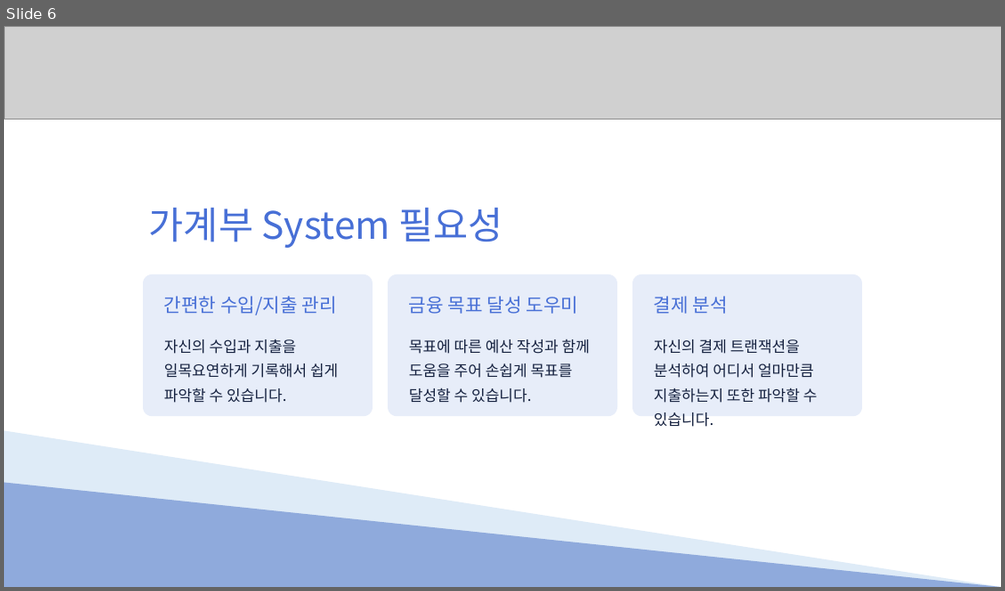
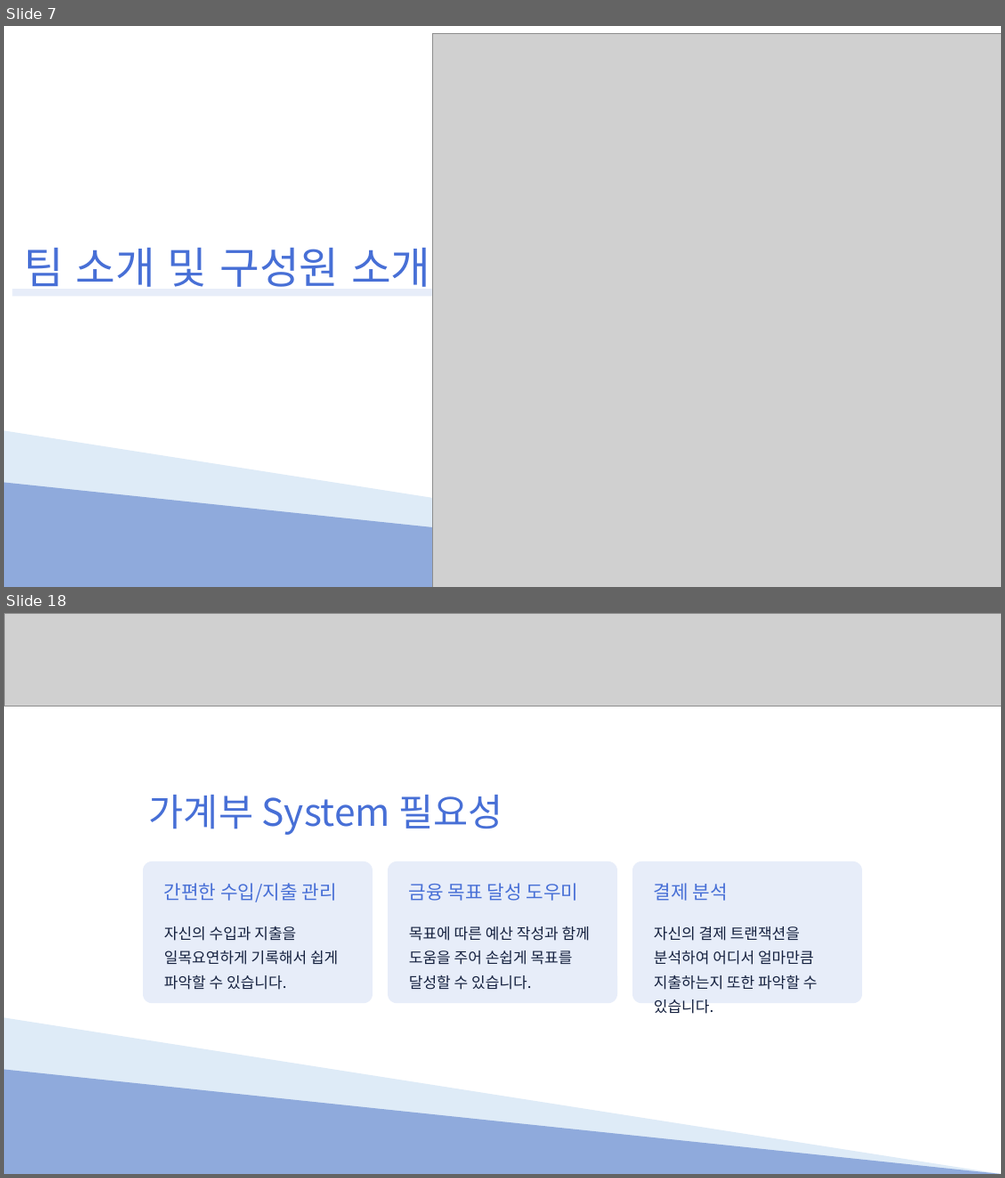
Before and after one commit to Hyno2/C-project, a slide deck: PPT/System.pptx. Shown one above the other, each under a label of ours: slide 6 before the commit, slides 7 and 18 after it; the slides between them are not shown. The pictures are 1005x591 and 1005x1178 pixels, drawn with LibreOffice and Linux fonts; fonts in the diff are those of the drawing; grey boxes stand for pictures. Boxes give left, top, right and bottom in pixels: in the first picture for what was removed or moved away, otherwise in the second. Text is boxed around its words. In the diff, an @@ line names an element or a change of style, - is before the commit and + after.

```diff
--- a/PPT/System.pptx
+++ b/PPT/System.pptx
@@ slide 7 added at (4, 26, 1001, 587), background #FFFFFF @@
@@ picture added at (433, 33, 1001, 587) @@
@@ text added at (24, 248, 430, 287), 50 pt, text #476FD6 @@
+팀 소개 및 구성원 소개
@@ rectangle added at (12, 289, 443, 296), fill #E7EDF9 @@
@@ right triangle added at (4, 430, 1001, 587), fill #DEEBF7 @@
@@ right triangle added at (4, 482, 1001, 587), fill #8FAADC @@
@@ what was slide 6 is now slide 18 @@
```
Also in this commit, not shown: 3 slides changed, 15 other slides added, 4 slides removed.
